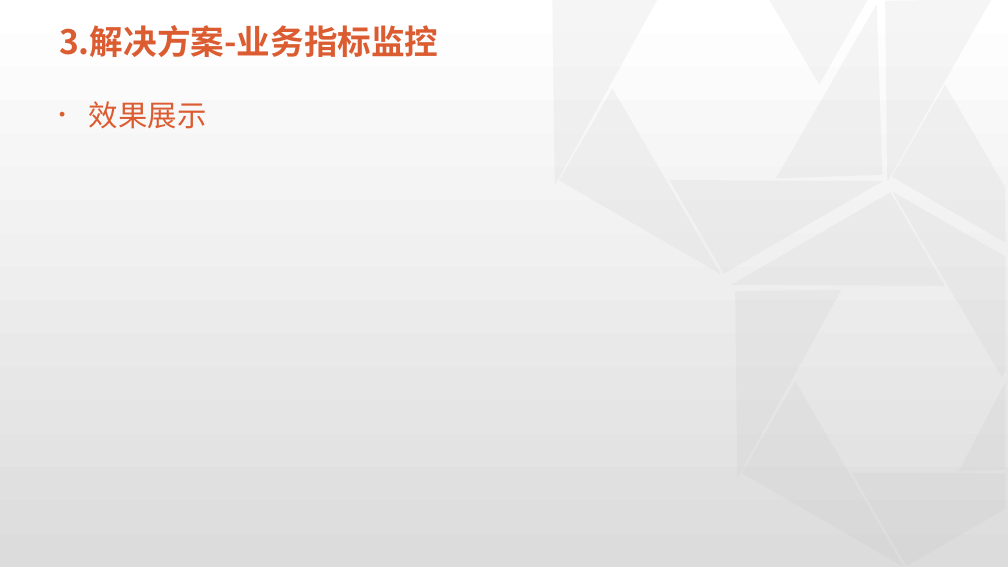
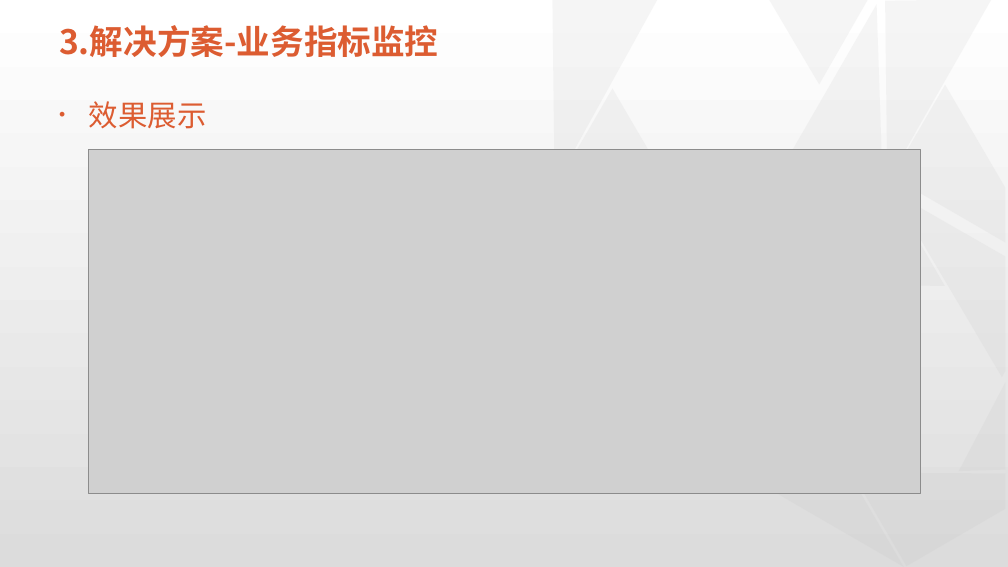
Before and after one commit to physicsLoveJava/java-miscellaneous, a slide deck: slide 16 of tech-interview/a-task/实习总结-07-26.pptx (slide 24 before the commit). Drawn at 1008x567 pixels with LibreOffice and Linux fonts; fonts in the diff are those of the drawing; grey boxes stand for pictures; background and template pictures are left out. Boxes give left, top, right and bottom in pixels: in the first picture for what was removed or moved away, otherwise in the second. Text is boxed around its words. In the diff, an @@ line names an element or a change of style, - is before the commit and + after.

```diff
--- a/tech-interview/a-task/实习总结-07-26.pptx
+++ b/tech-interview/a-task/实习总结-07-26.pptx
@@ picture added at box(88, 150, 920, 495) @@
@@ right triangle removed at box(735, 290, 844, 479) @@
```
Also in this commit, not shown: 7 other slides changed, 1 slide added, 4 slides removed.
